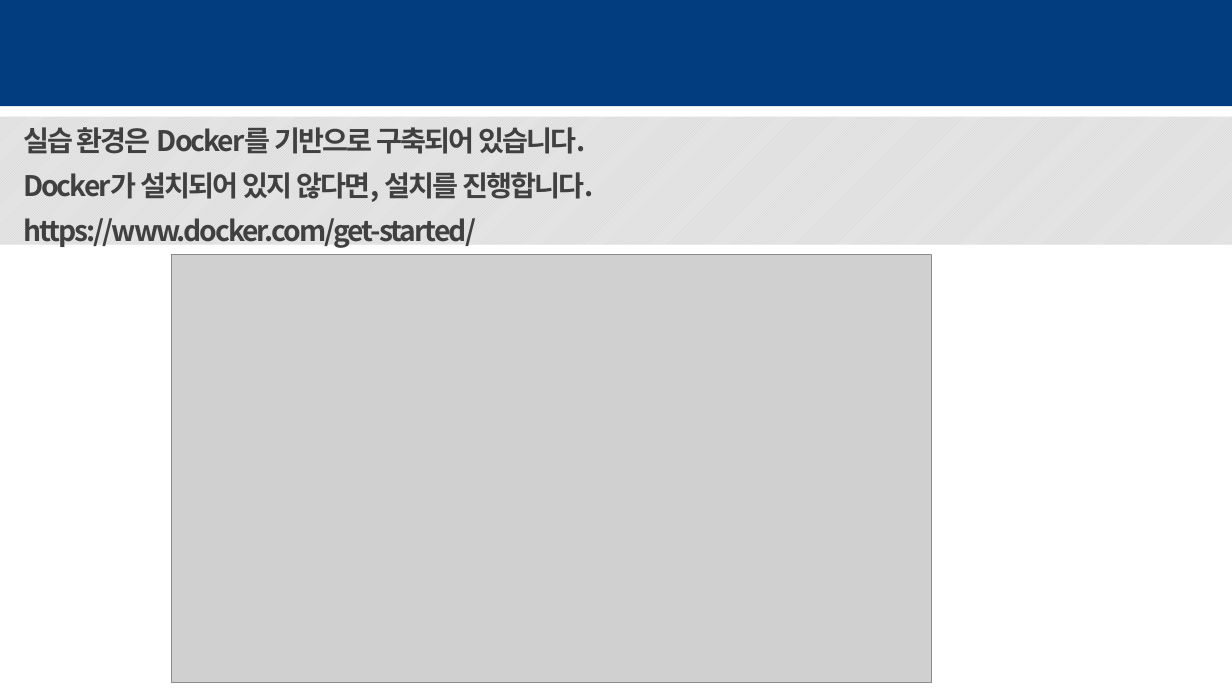
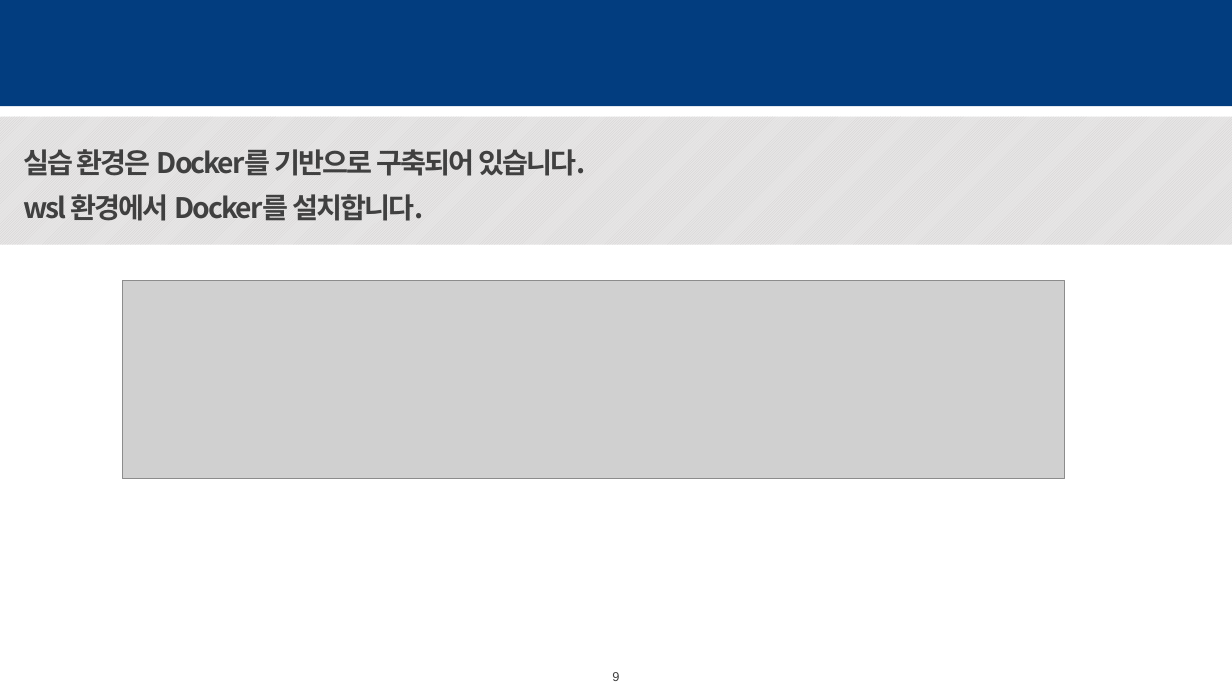
Before and after one commit to sunkusun9/SQLD_2508, a slide deck: slide 9 of SQLD 실습 환경 구축.pptx (slide 4 before the commit). Drawn at 1232x693 pixels with LibreOffice and Linux fonts; fonts in the diff are those of the drawing; grey boxes stand for pictures; background and template pictures are left out. Boxes give left, top, right and bottom in pixels: in the first picture for what was removed or moved away, otherwise in the second. Text is boxed around its words. In the diff, an @@ line names an element or a change of style, - is before the commit and + after.

Commit message:
WSL 기반 docker 구축법

```diff
--- a/SQLD 실습 환경 구축.pptx
+++ b/SQLD 실습 환경 구축.pptx
@@ text at [23,194,423,221]: text changed @@
-Docker가 설치되어 있지 않다면, 설치를 진행합니다.
-https://www.docker.com/get-started/
+wsl 환경에서 Docker를 설치합니다.
@@ picture removed at [172,255,932,683] @@
@@ picture added at [122,280,1065,479] @@
@@ page number at [612,672,619,681]: text changed @@
-4
+9
```
Also in this commit, not shown: 4 other slides changed, 7 slides added, 2 slides removed, 3 other files.
